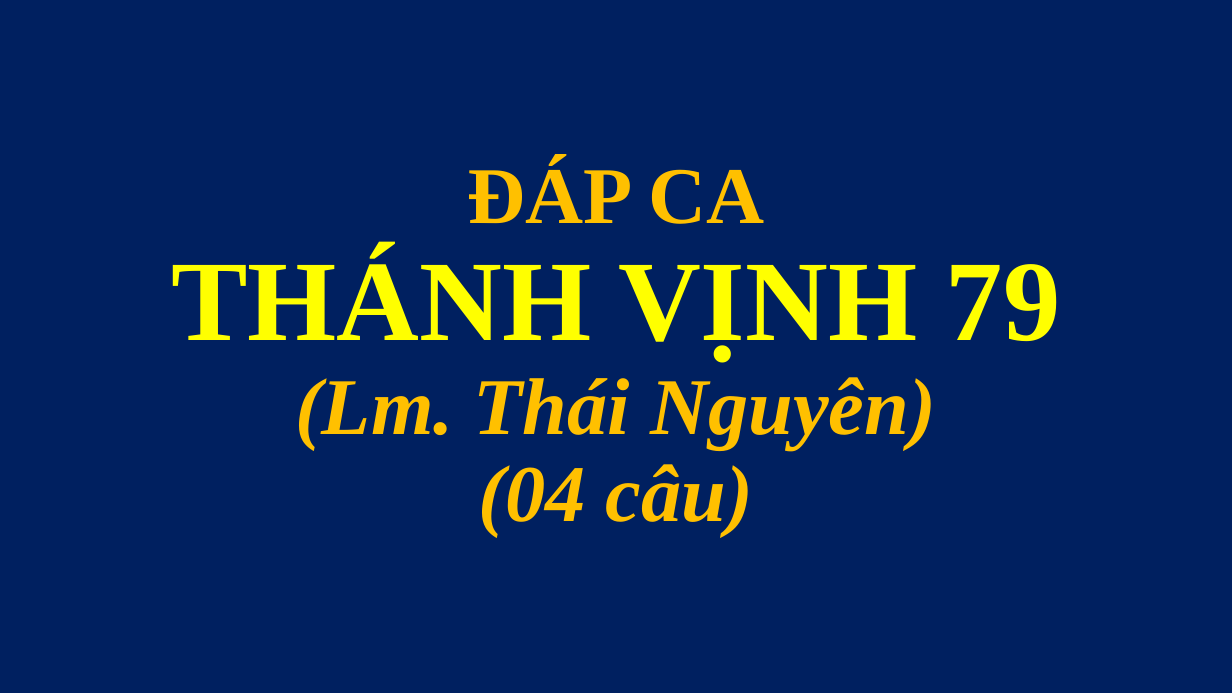
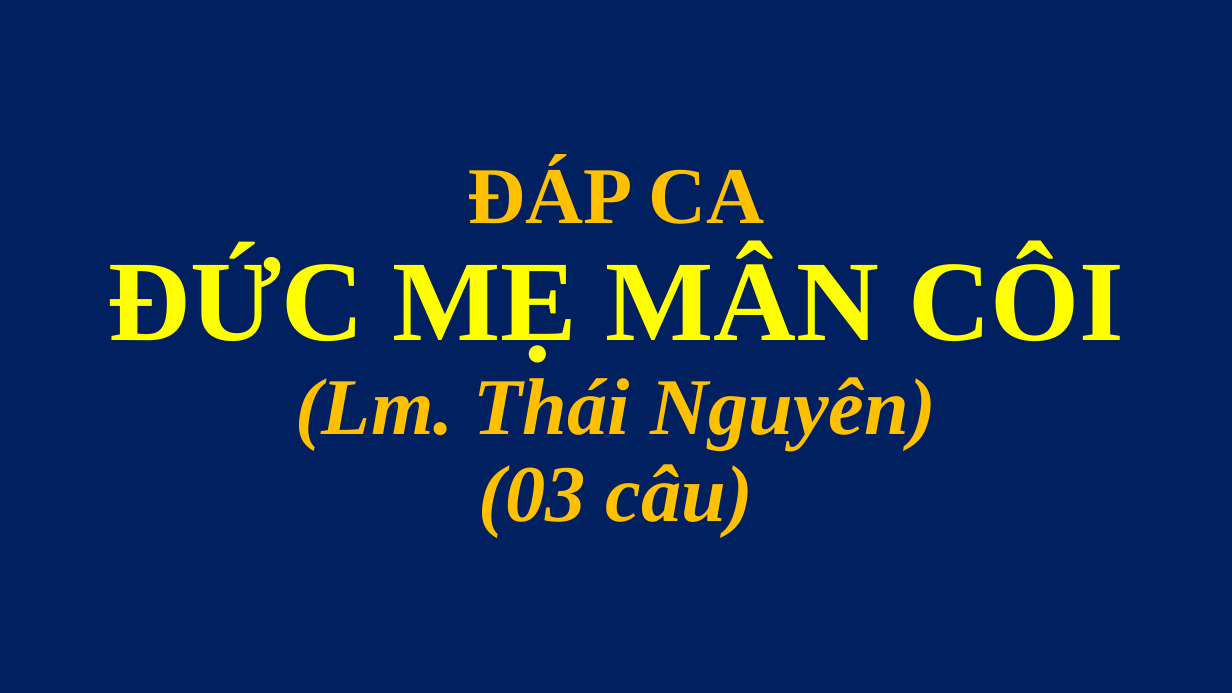
Before and after one commit to lythanhngodev64/SlideLe, a slide deck: slide 141 of Slide/CN-27-TN 2026.pptx. Drawn at 1232x693 pixels with LibreOffice and Linux fonts; fonts in the diff are those of the drawing. Boxes give left, top, right and bottom in pixels: in the first picture for what was removed or moved away, otherwise in the second. Text is boxed around its words. In the diff, an @@ line names an element or a change of style, - is before the commit and + after.

Commit message:
Add new CN-27-TN 2026 slide presentations

```diff
--- a/Slide/CN-27-TN 2026.pptx
+++ b/Slide/CN-27-TN 2026.pptx
@@ title at [107,160,1124,537]: text changed @@
-ĐÁP CA
-THÁNH VỊNH 79
-(Lm. Thái Nguyên)
-(04 câu)
+ĐÁP CA
+ĐỨC MẸ MÂN CÔI
+(Lm. Thái Nguyên)
+(03 câu)
```
Also in this commit, not shown: 1 other slide changed, 10 slides added, 13 slides removed, 1 other file.
